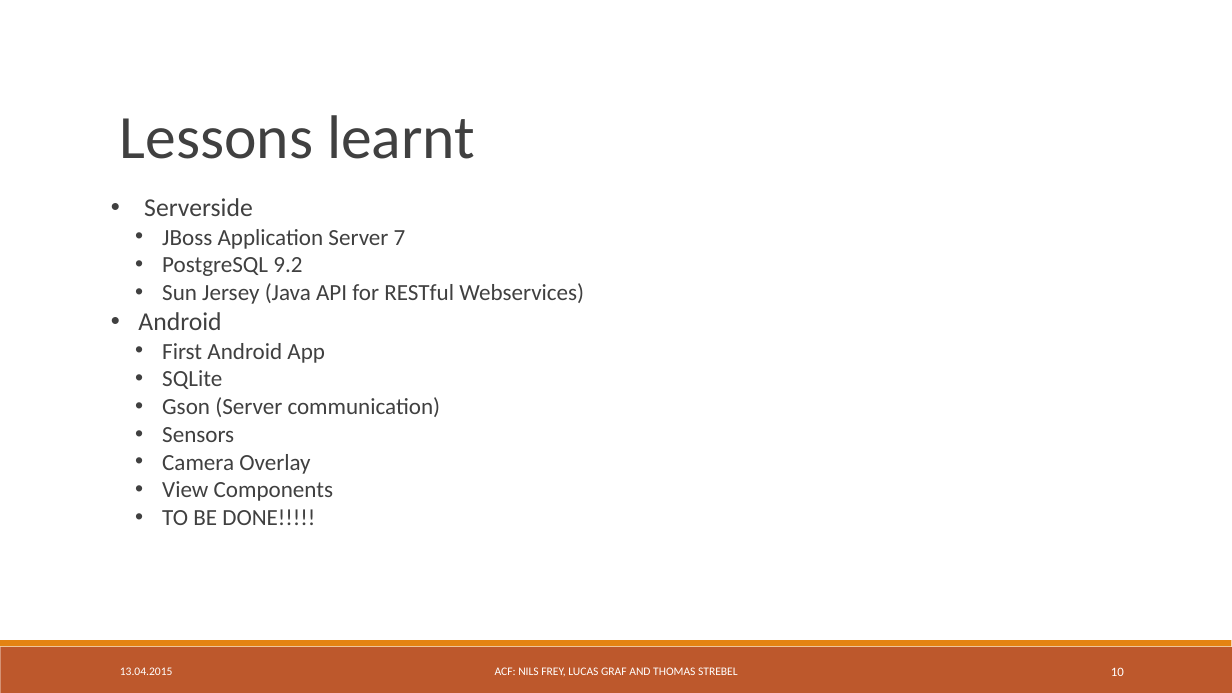
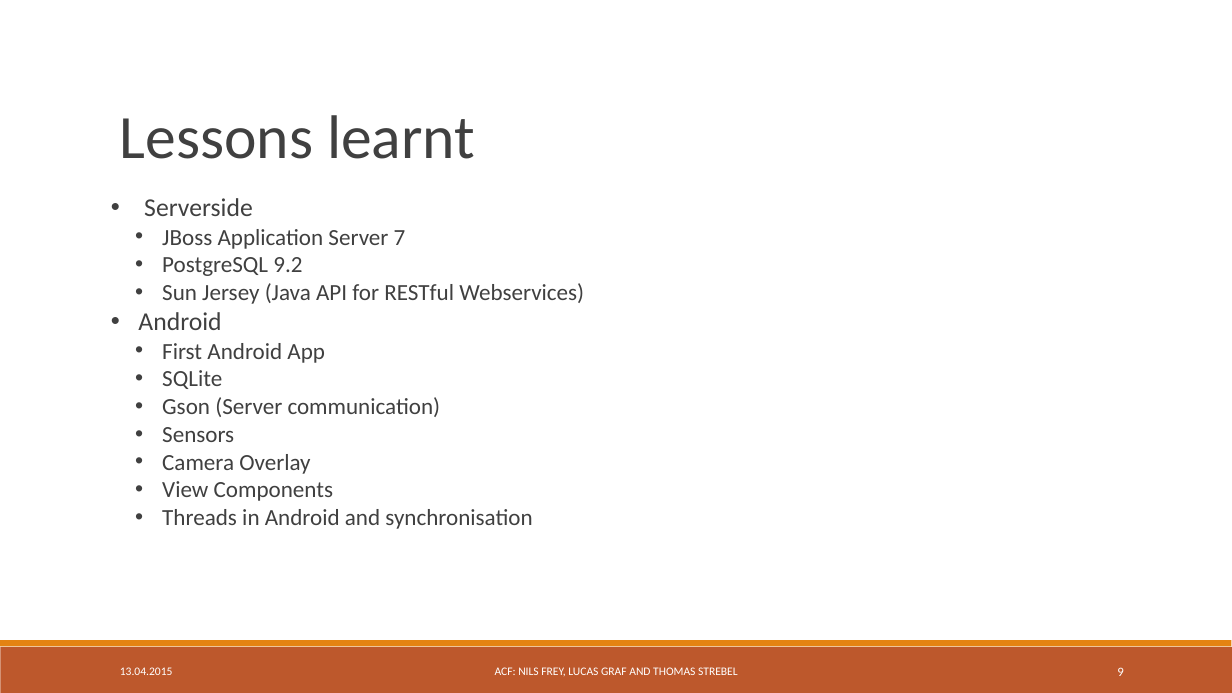
Before and after one commit to freyn42/TSM_MobOp, a slide deck: slide 9 of Presentation/TSM_MobOp Mini Project.ppt (slide 10 before the commit). Drawn at 1232x693 pixels with LibreOffice and Linux fonts; fonts in the diff are those of the drawing. Boxes give left, top, right and bottom in pixels: in the first picture for what was removed or moved away, otherwise in the second. Text is boxed around its words. In the diff, an @@ line names an element or a change of style, - is before the commit and + after.

```diff
--- a/Presentation/TSM_MobOp Mini Project.ppt
+++ b/Presentation/TSM_MobOp Mini Project.ppt
@@ text at (x1=162, y1=509, x2=532, y2=529): text changed @@
-  • TO BE DONE!!!!!
+  • Threads in Android and synchronisation
@@ page number at (x1=1117, y1=667, x2=1123, y2=676): text changed @@
-10
+9
```
Also in this commit, not shown: 4 other slides changed, 1 slide removed.
